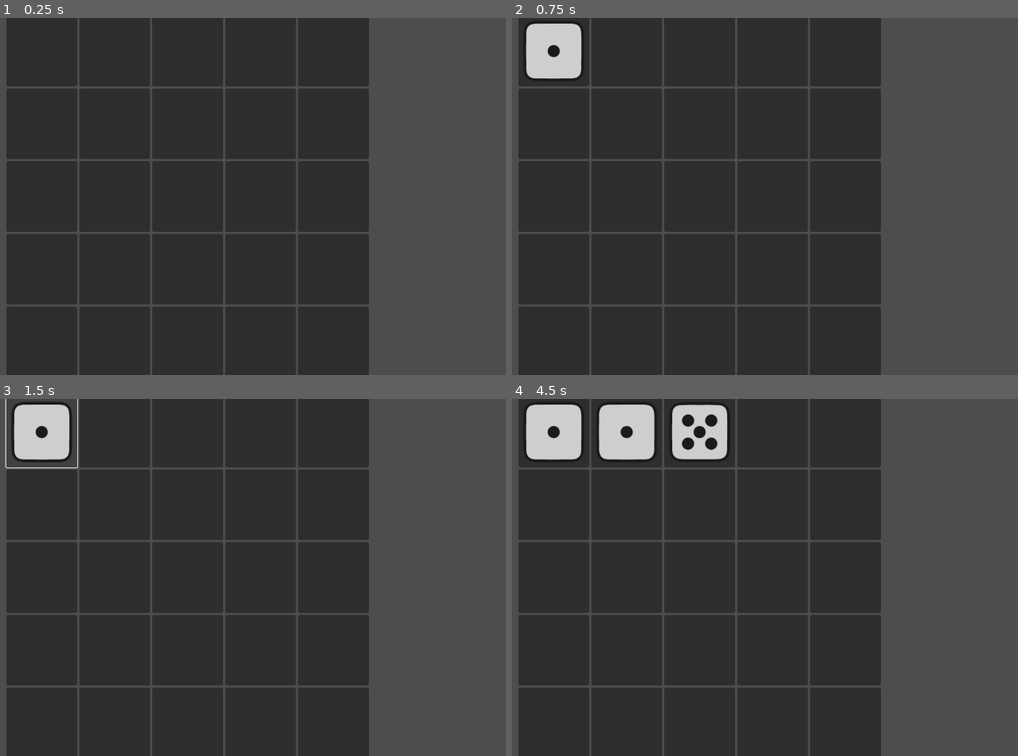
Above: before the commit, frames 1-4 (two rows, left to right).
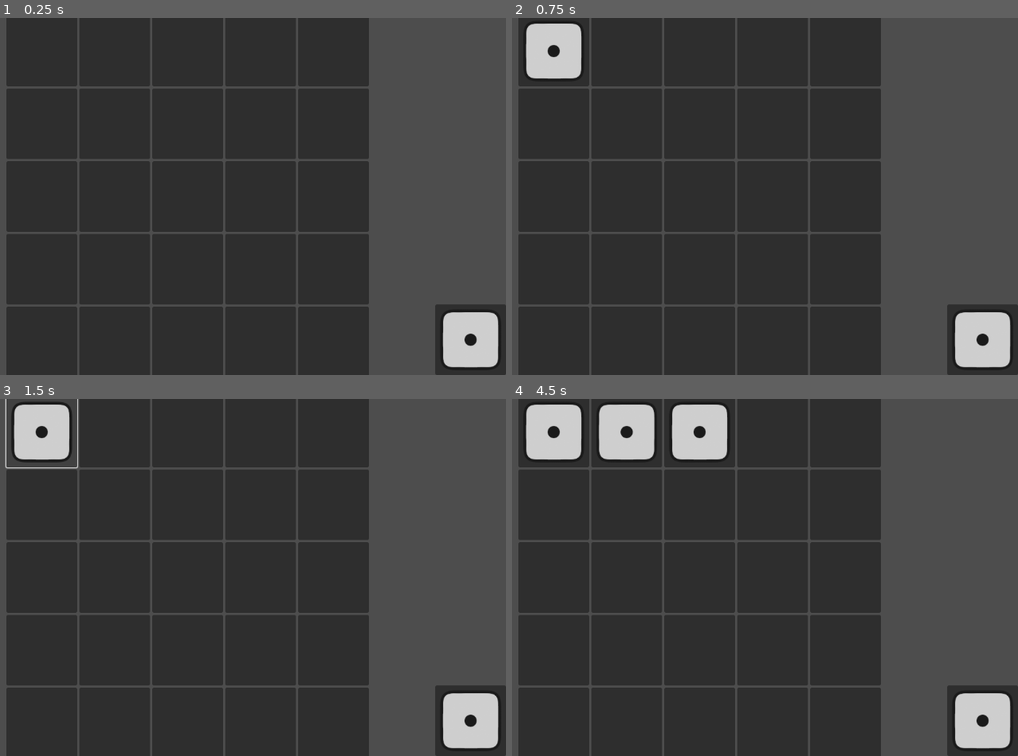
Above: after the commit, the same moments.

Repository: YUK1-0000/dice-bingo
Game: Godot game, scene res://main.tscn
Two runs of this game, one before a commit and one after it. Both use one fixed random seed, a clock stepped at 60 frames per second and the inputs below. Before the commit the project starts from res://board_ui.tscn.
Inputs (mouse positions are in pixels of both pictures, inside the frame that each line leads up to):
- Up to frame 1 (0.25 s): no input
- Up to frame 2 (0.75 s): click (552, 50) at 0.52 s
- Up to frame 3 (1.5 s): click (40, 431) at 1.27 s
- Up to frame 4 (4.5 s): click (552, 431) at 2.02 s; click (628, 431) at 2.77 s; click (552, 431) at 3.52 s; click (699, 431) at 4.27 s

The runs differ from the first frame. In frame 1, 2.7% of the frame differs, in the area x 85-100%, y 80-100%; in frame 2, 2.7%; in frame 3, 2.7%; in frame 4, 3.0%, in the area x 31-100%, y 1-100%.

Commit message:
uiとリソースを統合

Diff:
--- /dev/null
+++ b/autoloads/Events.gd
@@ -0,0 +1,4 @@
+extends Node
+
+signal turn_begin
+signal dice_setted
--- /dev/null
+++ b/autoloads/Game.gd
@@ -0,0 +1,35 @@
+extends Node
+
+@onready var main: Node = get_tree().root.get_node("Main")
+@onready var current_dice_slot = main.get_node("CurrentDiceSlot") as DiceSlot
+@onready var dice: Array[Dice] = [
+	preload("res://resources/dice/dice_1.tres"),
+	preload("res://resources/dice/dice_2.tres"),
+	preload("res://resources/dice/dice_3.tres"),
+	preload("res://resources/dice/dice_4.tres"),
+	preload("res://resources/dice/dice_5.tres"),
+	preload("res://resources/dice/dice_6.tres")
+]
+
+var current_dice: Dice
+
+
+func _ready() -> void:
+	Events.turn_begin.connect(dice_roll)
+	Events.dice_setted.connect(remove_current_dice)
+
+
+func _process(_delta: float) -> void:
+	if not current_dice_slot.dice:
+		Events.turn_begin.emit()
+
+
+func dice_roll() -> void:
+	print("dice roll")
+	current_dice = dice.pick_random()
+	current_dice_slot.set_dice(current_dice)
+
+
+func remove_current_dice() -> void:
+	current_dice = null
+	current_dice_slot.remove_dice()
--- /dev/null
+++ b/board.gd
@@ -0,0 +1,20 @@
+class_name Board extends Control
+
+@export var slots: Array[DiceSlot]
+
+@onready var grid: GridContainer = $GridContainer
+@onready var dice_slots_ui = grid.get_children() as Array[DiceSlot]
+
+
+func _ready() -> void:
+
+	# boardとgridの設定
+	slots.resize(25)
+	grid.columns = 5
+
+	# gridにDiseSlotの追加とアップデート
+	var slot: DiceSlot
+	for _i in slots.size():
+		slot = preload("res://dice_slot.tscn").instantiate()
+		grid.add_child(slot)
+		slot.update()
--- a/board_ui.tscn
+++ b/board.tscn
@@ -1,13 +1,8 @@
-[gd_scene load_steps=4 format=3 uid="uid://c3jtvnpsjymku"]
+[gd_scene load_steps=2 format=3 uid="uid://c3jtvnpsjymku"]
 
-[ext_resource type="Script" path="res://board_ui.gd" id="1_uweq6"]
-[ext_resource type="Script" path="res://resources/board.gd" id="2_upcvg"]
+[ext_resource type="Script" path="res://board.gd" id="1_uweq6"]
 
-[sub_resource type="Resource" id="Resource_v8btu"]
-script = ExtResource("2_upcvg")
-slots = Array[Resource("res://resources/dice_slot.gd")]([])
-
-[node name="BoardUI" type="Control"]
+[node name="Board" type="Control"]
 layout_mode = 3
 anchors_preset = 15
 anchor_right = 1.0
@@ -15,7 +10,6 @@
 grow_horizontal = 2
 grow_vertical = 2
 script = ExtResource("1_uweq6")
-board = SubResource("Resource_v8btu")
 
 [node name="GridContainer" type="GridContainer" parent="."]
 layout_mode = 1
--- a/board_ui.gd
+++ /dev/null
@@ -1,24 +0,0 @@
-extends Control
-
-@export var board: Board
-
-@onready var grid: GridContainer = $GridContainer
-@onready var dice_slots_ui = grid.get_children() as Array[DiceSlotUI]
-
-
-func _ready() -> void:
-
-	# boardとgridの設定
-	board.slots.resize(25)
-	grid.columns = 5
-
-	# board.slotsのリソース配置
-	for slot: DiceSlot in board.slots:
-		slot = DiceSlot.new()
-
-	# gridにDiseSlotUIを追加
-	var slot_ui: DiceSlotUI
-	for _i in board.slots.size():
-		slot_ui = preload("res://dice_slot_ui.tscn").instantiate()
-		slot_ui.slot = DiceSlot.new()
-		grid.add_child(slot_ui)
--- a/dice.tscn
+++ b/dice.tscn
@@ -1,3 +1,10 @@
-[gd_scene format=3 uid="uid://ya5pwv0pqqak"]
+[gd_scene load_steps=2 format=3 uid="uid://cmfnl1tf1wgtu"]
 
-[node name="Dice" type="Node2D"]
+[ext_resource type="Script" path="res://dice.gd" id="1_ooju2"]
+
+[node name="Dice" type="CenterContainer"]
+offset_right = 40.0
+offset_bottom = 40.0
+script = ExtResource("1_ooju2")
+
+[node name="Sprite2D" type="Sprite2D" parent="."]
--- /dev/null
+++ b/dice_slot.gd
@@ -0,0 +1,43 @@
+class_name DiceSlot extends CenterContainer
+
+@export var dice: Dice
+
+@onready var sprite = $Panel/Sprite2D as Sprite2D
+@onready var set_button = $SetButton as Button
+@onready var remove_button = $RemoveButton as Button
+
+
+func update() -> void:
+	print("update")
+	# diceのテクスチャの反映とボタンの切り替え
+	if dice:
+		sprite.texture = dice.texture
+	else:
+		sprite.texture = null
+
+	if dice:
+		set_button.visible = false
+		remove_button.visible = true
+	else:
+		set_button.visible = true
+		remove_button.visible = false
+
+
+func set_dice(dice_: Dice) -> void:
+	print("set dice")
+	dice = dice_
+	update()
+
+
+func remove_dice() -> void:
+	print("remove dice")
+	dice = null
+	update()
+
+
+func _on_set_button_pressed() -> void:
+	set_dice(Game.current_dice)
+
+
+func _on_remove_button_pressed() -> void:
+	remove_dice()
--- /dev/null
+++ b/dice_slot.tscn
@@ -0,0 +1,26 @@
+[gd_scene load_steps=2 format=3 uid="uid://dhjth00cx2e1w"]
+
+[ext_resource type="Script" path="res://dice_slot.gd" id="1_82qep"]
+
+[node name="DiceSlot" type="CenterContainer"]
+custom_minimum_size = Vector2(128, 128)
+offset_right = 128.0
+offset_bottom = 128.0
+script = ExtResource("1_82qep")
+
+[node name="SetButton" type="Button" parent="."]
+custom_minimum_size = Vector2(128, 128)
+layout_mode = 2
+
+[node name="RemoveButton" type="Button" parent="."]
+custom_minimum_size = Vector2(128, 128)
+layout_mode = 2
+button_mask = 2
+
+[node name="Panel" type="Panel" parent="."]
+layout_mode = 2
+
+[node name="Sprite2D" type="Sprite2D" parent="Panel"]
+
+[connection signal="pressed" from="SetButton" to="." method="_on_set_button_pressed"]
+[connection signal="pressed" from="RemoveButton" to="." method="_on_remove_button_pressed"]
--- a/dice_slot_ui.gd
+++ /dev/null
@@ -1,32 +0,0 @@
-class_name DiceSlotUI extends CenterContainer
-
-@export var slot: DiceSlot
-
-@onready var sprite: Sprite2D = $Panel/Sprite2D
-@onready var set_button: Button = $SetButton
-@onready var remove_button: Button = $RemoveButton
-
-
-func _ready() -> void:
-	slot.ui_update.connect(update)
-
-
-func update() -> void:
-
-	# diceのテクスチャの反映とボタンの切り替え
-	if slot.dice:
-		sprite.texture = slot.dice.texture
-		set_button.visible = false
-		remove_button.visible = true
-	else:
-		sprite.texture = null
-		set_button.visible = true
-		remove_button.visible = false
-
-
-func _on_set_button_pressed() -> void:
-	slot.set_dice()
-
-
-func _on_remove_button_pressed() -> void:
-	slot.remove_dice()
--- a/dice_slot_ui.tscn
+++ /dev/null
@@ -1,27 +0,0 @@
-[gd_scene load_steps=2 format=3 uid="uid://dhjth00cx2e1w"]
-
-[ext_resource type="Script" path="res://dice_slot_ui.gd" id="1_86btl"]
-
-[node name="DiceSlotUI" type="CenterContainer"]
-custom_minimum_size = Vector2(128, 128)
-offset_right = 128.0
-offset_bottom = 128.0
-script = ExtResource("1_86btl")
-
-[node name="SetButton" type="Button" parent="."]
-custom_minimum_size = Vector2(128, 128)
-layout_mode = 2
-
-[node name="RemoveButton" type="Button" parent="."]
-visible = false
-custom_minimum_size = Vector2(128, 128)
-layout_mode = 2
-button_mask = 2
-
-[node name="Panel" type="Panel" parent="."]
-layout_mode = 2
-
-[node name="Sprite2D" type="Sprite2D" parent="Panel"]
-
-[connection signal="pressed" from="SetButton" to="." method="_on_set_button_pressed"]
-[connection signal="pressed" from="RemoveButton" to="." method="_on_remove_button_pressed"]
--- /dev/null
+++ b/main.tscn
@@ -0,0 +1,21 @@
+[gd_scene load_steps=3 format=3 uid="uid://cl1027meapu0s"]
+
+[ext_resource type="PackedScene" uid="uid://c3jtvnpsjymku" path="res://board.tscn" id="1_w7fj0"]
+[ext_resource type="PackedScene" uid="uid://dhjth00cx2e1w" path="res://dice_slot.tscn" id="2_xlyyw"]
+
+[node name="Main" type="Node"]
+
+[node name="Board" parent="." instance=ExtResource("1_w7fj0")]
+
+[node name="CurrentDiceSlot" parent="." instance=ExtResource("2_xlyyw")]
+anchors_preset = 3
+anchor_left = 1.0
+anchor_top = 1.0
+anchor_right = 1.0
+anchor_bottom = 1.0
+offset_left = -128.0
+offset_top = -128.0
+offset_right = 0.0
+offset_bottom = 0.0
+grow_horizontal = 0
+grow_vertical = 0
--- a/project.godot
+++ b/project.godot
@@ -11,9 +11,14 @@
 [application]
 
 config/name="dice-bingo"
-run/main_scene="res://board_ui.tscn"
+run/main_scene="res://main.tscn"
 config/features=PackedStringArray("4.2", "GL Compatibility")
 config/icon="res://icon.svg"
+
+[autoload]
+
+Game="*res://autoloads/Game.gd"
+Events="*res://autoloads/Events.gd"
 
 [rendering]
 
--- a/resources/board.gd
+++ /dev/null
@@ -1,3 +0,0 @@
-class_name Board extends Resource
-
-@export var slots: Array[DiceSlot]
--- a/resources/dice/dice_1.tres
+++ b/resources/dice/dice_1.tres
@@ -1,6 +1,6 @@
 [gd_resource type="Resource" script_class="Dice" load_steps=3 format=3 uid="uid://bh0xy022f87h2"]
 
-[ext_resource type="Script" path="res://resources/dice.gd" id="1_5lc8i"]
+[ext_resource type="Script" path="res://dice.gd" id="1_5lc8i"]
 [ext_resource type="Texture2D" uid="uid://cmtxq826c2dx4" path="res://asset/DicePack/1.png" id="2_mp1hq"]
 
 [resource]
--- a/resources/dice/dice_2.tres
+++ b/resources/dice/dice_2.tres
@@ -1,6 +1,6 @@
 [gd_resource type="Resource" script_class="Dice" load_steps=3 format=3 uid="uid://0d88y3n78810"]
 
-[ext_resource type="Script" path="res://resources/dice.gd" id="1_xdpuj"]
+[ext_resource type="Script" path="res://dice.gd" id="1_xdpuj"]
 [ext_resource type="Texture2D" uid="uid://s6172foku7cy" path="res://asset/DicePack/2.png" id="2_xcklm"]
 
 [resource]
--- a/resources/dice/dice_3.tres
+++ b/resources/dice/dice_3.tres
@@ -1,6 +1,6 @@
 [gd_resource type="Resource" script_class="Dice" load_steps=3 format=3 uid="uid://calfaph6kogdv"]
 
-[ext_resource type="Script" path="res://resources/dice.gd" id="1_3l0es"]
+[ext_resource type="Script" path="res://dice.gd" id="1_3l0es"]
 [ext_resource type="Texture2D" uid="uid://d24a1refw37ph" path="res://asset/DicePack/3.png" id="2_wkesm"]
 
 [resource]
--- a/resources/dice/dice_4.tres
+++ b/resources/dice/dice_4.tres
@@ -1,6 +1,6 @@
 [gd_resource type="Resource" script_class="Dice" load_steps=3 format=3 uid="uid://cbs41pntxj248"]
 
-[ext_resource type="Script" path="res://resources/dice.gd" id="1_usvx5"]
+[ext_resource type="Script" path="res://dice.gd" id="1_usvx5"]
 [ext_resource type="Texture2D" uid="uid://pxw12c08sqmp" path="res://asset/DicePack/4.png" id="2_lcgqj"]
 
 [resource]
--- a/resources/dice/dice_5.tres
+++ b/resources/dice/dice_5.tres
@@ -1,6 +1,6 @@
 [gd_resource type="Resource" script_class="Dice" load_steps=3 format=3 uid="uid://qts683mf8km1"]
 
-[ext_resource type="Script" path="res://resources/dice.gd" id="1_tqhk5"]
+[ext_resource type="Script" path="res://dice.gd" id="1_tqhk5"]
 [ext_resource type="Texture2D" uid="uid://cnwg034wsqhvo" path="res://asset/DicePack/5.png" id="2_bqdg8"]
 
 [resource]
--- a/resources/dice/dice_6.tres
+++ b/resources/dice/dice_6.tres
@@ -1,6 +1,6 @@
 [gd_resource type="Resource" script_class="Dice" load_steps=3 format=3 uid="uid://dte4fsvwl35sr"]
 
-[ext_resource type="Script" path="res://resources/dice.gd" id="1_1dcym"]
+[ext_resource type="Script" path="res://dice.gd" id="1_1dcym"]
 [ext_resource type="Texture2D" uid="uid://dg613w7m63ws2" path="res://asset/DicePack/6.png" id="2_jl5x5"]
 
 [resource]
--- a/resources/dice_slot.gd
+++ /dev/null
@@ -1,19 +0,0 @@
-class_name DiceSlot extends Resource
-
-signal ui_update
-
-@export var dice: Dice
-
-
-func set_dice(pips: int = randi_range(1, 6)) -> void:
-
-	# diceがなければpipsの目のDiceを代入
-	if dice:
-		return
-	dice = load("res://resources/dice/dice_" + str(pips) + ".tres")
-	ui_update.emit()
-
-
-func remove_dice() -> void:
-	dice = null
-	ui_update.emit()
Renamed: resources/dice.gd -> dice.gd
Not shown, added: dic2F99.tmp
Not shown, added: dic6202.tmp
